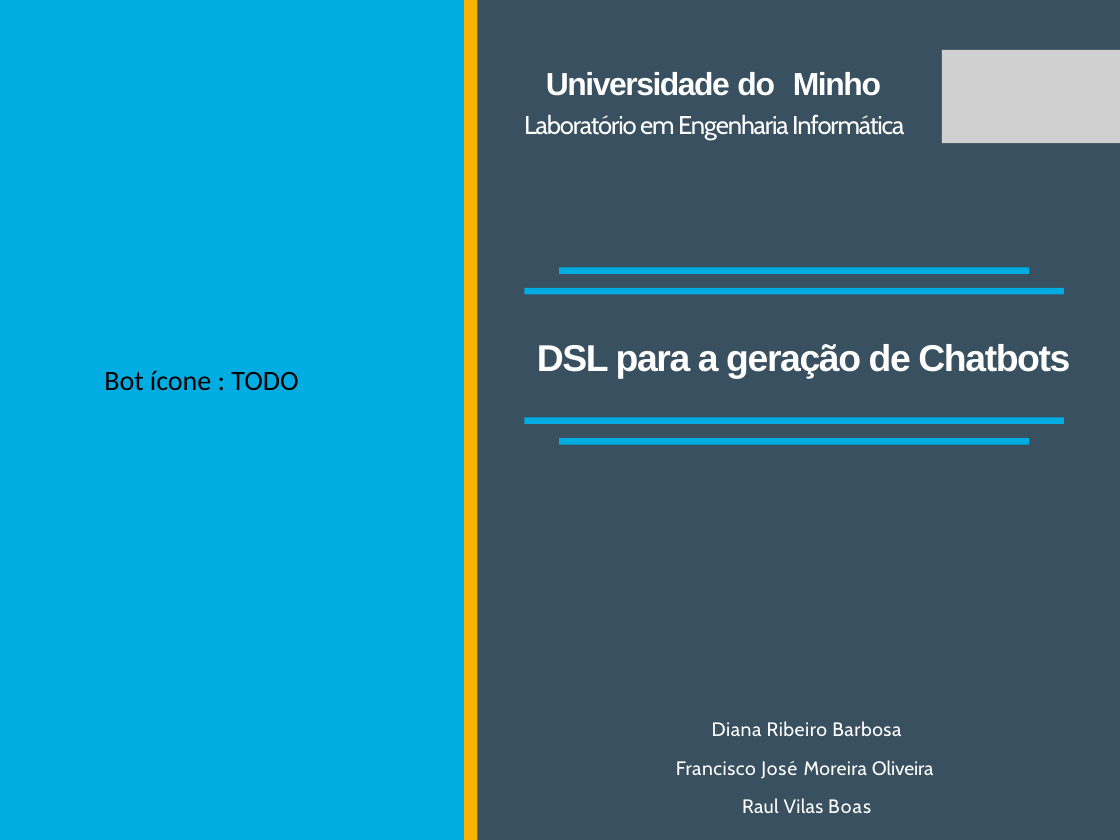
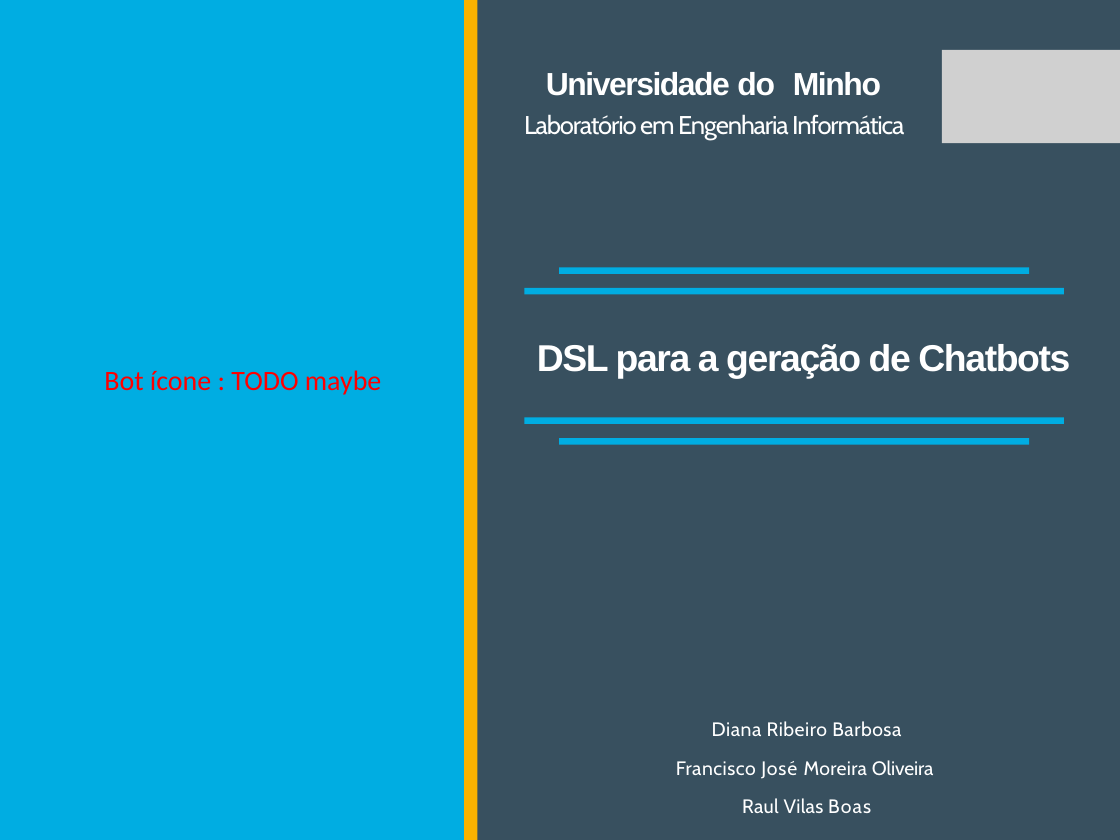
Before and after one commit to Tibblue/PLC, a slide deck: slide 1 of LEI/apresentações/apresLEI.pptx. Drawn at 1120x840 pixels with LibreOffice and Linux fonts; fonts in the diff are those of the drawing; grey boxes stand for pictures. Boxes give left, top, right and bottom in pixels: in the first picture for what was removed or moved away, otherwise in the second. Text is boxed around its words. In the diff, an @@ line names an element or a change of style, - is before the commit and + after.

```diff
--- a/LEI/apresentações/apresLEI.pptx
+++ b/LEI/apresentações/apresLEI.pptx
@@ text at (x1=104, y1=370, x2=382, y2=395): text changed; text colour #000000 to #FF0000 @@
-Bot ícone : TODO
+Bot ícone : TODO maybe
```
Also in this commit, not shown: 4 other slides changed, 2 slides added, 1 slide removed.
